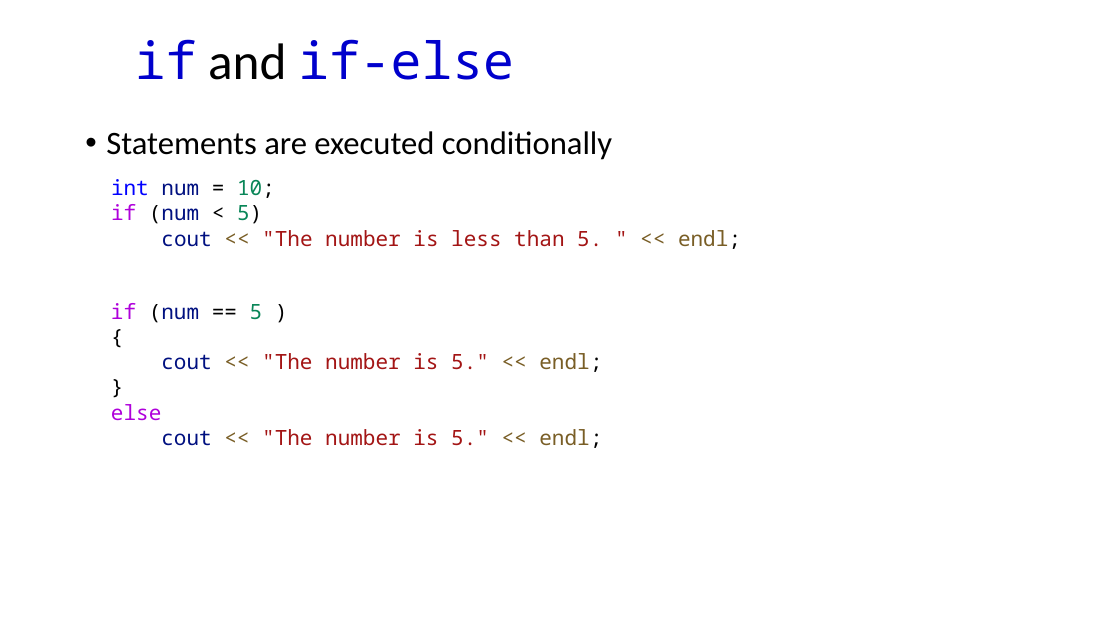
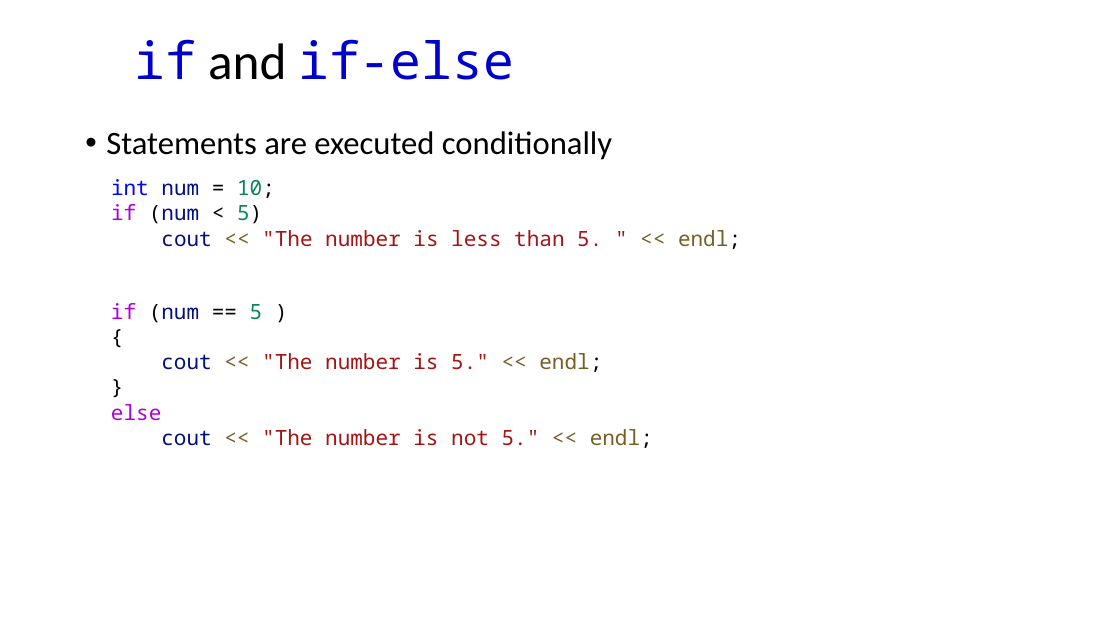
Before and after one commit to dayekuaipao/CPPLearning, a slide deck: slide 3 of week03/Lecture03.pptx. Drawn at 1120x630 pixels with LibreOffice and Linux fonts; fonts in the diff are those of the drawing; background and template pictures are left out. Boxes give left, top, right and bottom in pixels: in the first picture for what was removed or moved away, otherwise in the second. Text is boxed around its words. In the diff, an @@ line names an element or a change of style, - is before the commit and + after.

```diff
--- a/week03/Lecture03.pptx
+++ b/week03/Lecture03.pptx
@@ text at <box>161,429,653,448</box>: text changed @@
-cout << "The number is 5." << endl;
+cout << "The number is not 5." << endl;
```
Also in this commit, not shown: 1 other slide changed, 3 slides added, 5 other files.
